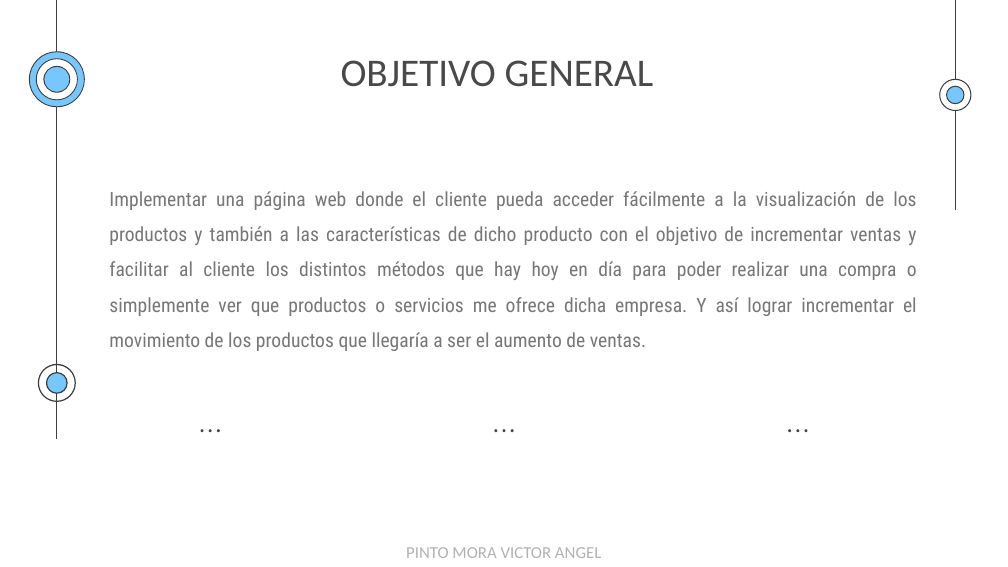
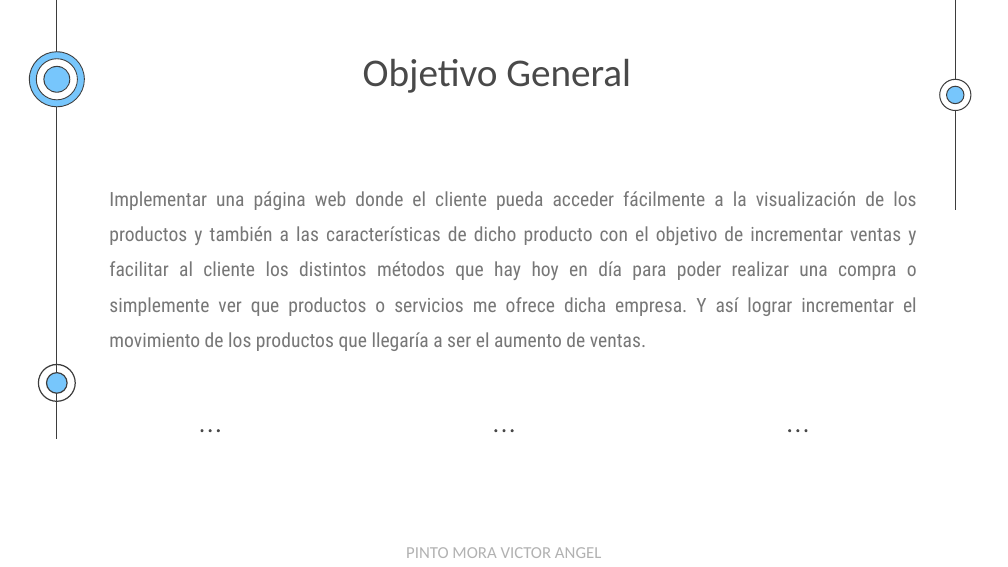
Before and after one commit to EgCooper/Mxt-Technology, a slide deck: slide 8 of Documentacion/Mxt-Technology Presentacion.pptx. Drawn at 1008x567 pixels with LibreOffice and Linux fonts; fonts in the diff are those of the drawing. Boxes give left, top, right and bottom in pixels: in the first picture for what was removed or moved away, otherwise in the second. Text is boxed around its words. In the diff, an @@ line names an element or a change of style, - is before the commit and + after.

```diff
--- a/Documentacion/Mxt-Technology Presentacion.pptx
+++ b/Documentacion/Mxt-Technology Presentacion.pptx
@@ title at [363,59,631,93]: text changed @@
-OBJETIVO GENERAL
+Objetivo General
```
Also in this commit, not shown: 17 other slides changed, 1 slide added, 1 other file.
